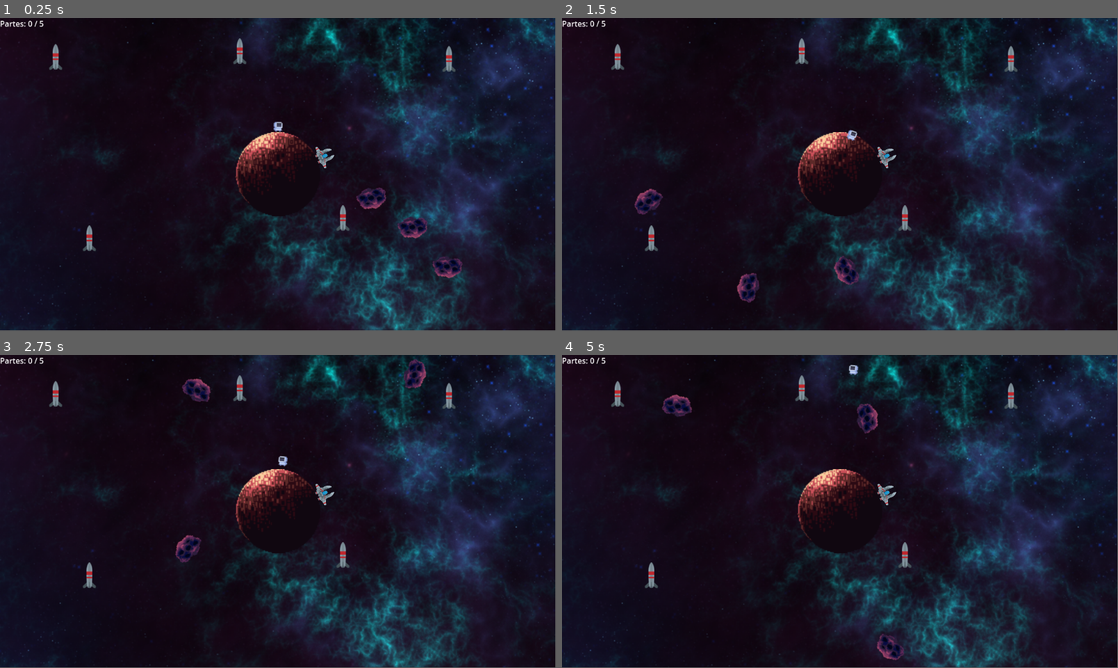
Above: before the commit, frames 1-4 (two rows, left to right).
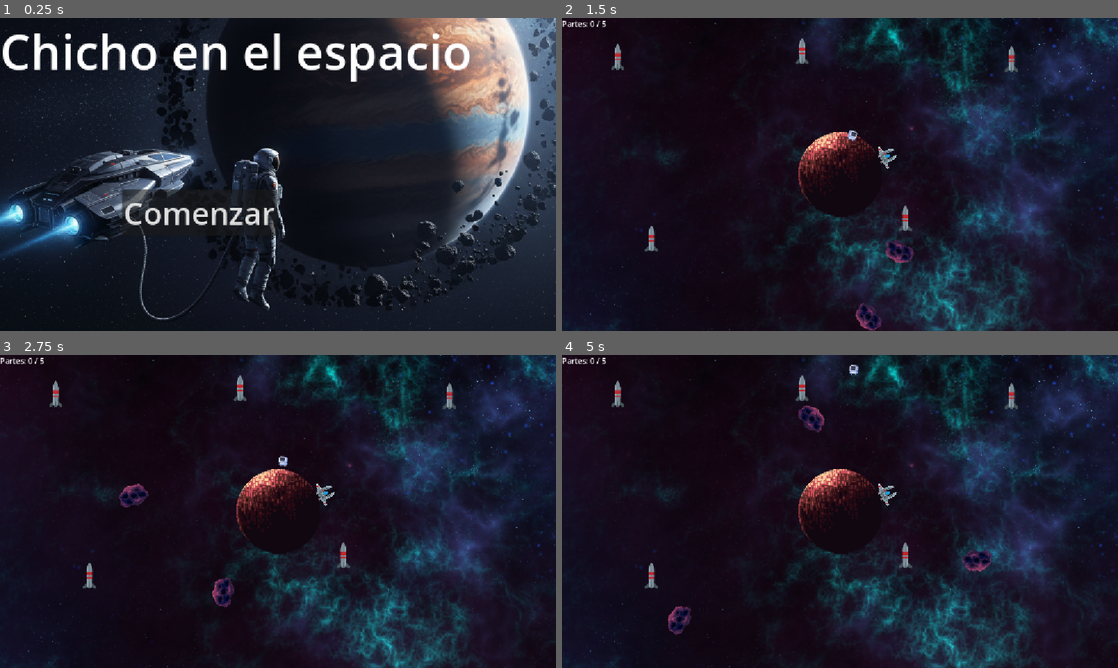
Above: after the commit, the same moments.

Repository: Madonexx/Proyecto-chicho
Game: Godot game, scene res://Escenas/MainMenu.tscn
Two runs of this game, one before a commit and one after it. Both use one fixed random seed, a clock stepped at 60 frames per second and the inputs below. Before the commit the project starts from res://Escenas/main.tscn.
Inputs (mouse positions are in pixels of both pictures, inside the frame that each line leads up to):
- Up to frame 1 (0.25 s): no input
- Up to frame 2 (1.5 s): click (762, 212) at 0.5 s, where only the run after the commit has a clickable "Comenzar"; move the mouse to (962, 158) at 1.27 s; hold D (derecha) from 1.28 s (still down); hold Right mouse button (acercar) from 1.28 s (still down)
- Up to frame 3 (2.75 s): move the mouse to (166, 527) at 2.02 s; release D (derecha) at 2.03 s; release Right mouse button (acercar) at 2.03 s; hold A (izquierda) from 2.03 s (still down); click (166, 527) at 2.1 s
- Up to frame 4 (5 s): move the mouse to (895, 442) at 2.77 s; release A (izquierda) at 2.78 s; hold D (derecha) 2.78-3.53 s; tap E (interact) at 2.85 s; move the mouse to (812, 574) at 3.52 s; hold W (arriba) 3.53-4.28 s; right-click (812, 574) at 3.6 s; move the mouse to (1006, 558) at 4.27 s; press the mouse at (1006, 558) at 4.28 s; hold A (izquierda) from 4.28 s (still down)
In our replay, the window is 799x449 before the commit and 800x450 after it. These sizes can differ from the game's own. Grey fills any space a smaller window leaves; there, only what the larger window draws over its background counts as a difference.

The runs differ from the first frame. In frame 1, 41% of the frame differs, in the area x 0-100%, y 0-100%; in frame 2, 2.1%; in frame 3, 2.2%; in frame 4, 2.4%.

Commit message:
Menu, Screen victoria screen derrota, screen manager

Diff:
--- /dev/null
+++ b/Escenas/Defeat.tscn
@@ -0,0 +1,55 @@
+[gd_scene load_steps=3 format=3 uid="uid://b84w0dyh5ba0u"]
+
+[ext_resource type="Script" uid="uid://bxg2bjtfvg06a" path="res://Scripts/victoria.gd" id="1_m6kex"]
+[ext_resource type="Texture2D" uid="uid://b21kfjjvh4062" path="res://Assets/UI/Derrota.png" id="2_nl6uj"]
+
+[node name="Control" type="Control"]
+layout_mode = 3
+anchors_preset = 0
+offset_right = 40.0
+offset_bottom = 40.0
+script = ExtResource("1_m6kex")
+
+[node name="Derrota" type="TextureRect" parent="."]
+z_index = -5
+layout_mode = 1
+anchors_preset = 15
+anchor_right = 1.0
+anchor_bottom = 1.0
+offset_right = 1115.0
+offset_bottom = 614.0
+grow_horizontal = 2
+grow_vertical = 2
+texture = ExtResource("2_nl6uj")
+expand_mode = 1
+stretch_mode = 6
+
+[node name="Label" type="Label" parent="."]
+layout_mode = 0
+offset_left = 464.0
+offset_top = 50.0
+offset_right = 728.0
+offset_bottom = 167.0
+theme_override_font_sizes/font_size = 64
+text = "Perdiste"
+horizontal_alignment = 1
+vertical_alignment = 1
+
+[node name="Button" type="Button" parent="."]
+layout_mode = 0
+offset_left = 427.0
+offset_top = 177.0
+offset_right = 744.0
+offset_bottom = 304.0
+text = "Volver a jugar"
+
+[node name="Button2" type="Button" parent="."]
+layout_mode = 0
+offset_left = 432.0
+offset_top = 332.0
+offset_right = 744.0
+offset_bottom = 480.0
+text = "Volver al Menú"
+
+[connection signal="pressed" from="Button" to="." method="_on_button_pressed"]
+[connection signal="pressed" from="Button2" to="." method="_on_button_2_pressed"]
--- /dev/null
+++ b/Escenas/MainMenu.tscn
@@ -0,0 +1,45 @@
+[gd_scene load_steps=3 format=3 uid="uid://dqiiqd0wd0a5h"]
+
+[ext_resource type="Script" uid="uid://brg8vpya2jgcl" path="res://Scripts/main_menu.gd" id="1_3bb84"]
+[ext_resource type="Texture2D" uid="uid://bm7rrxbu3vku6" path="res://Assets/UI/Menu.png" id="2_jg0v5"]
+
+[node name="Control" type="Control"]
+layout_mode = 3
+anchors_preset = 0
+offset_right = 40.0
+offset_bottom = 40.0
+script = ExtResource("1_3bb84")
+
+[node name="TextureRect" type="TextureRect" parent="."]
+z_index = -5
+layout_mode = 1
+anchors_preset = 15
+anchor_right = 1.0
+anchor_bottom = 1.0
+offset_left = -117.0
+offset_top = -418.0
+offset_right = 1924.0
+offset_bottom = 886.0
+grow_horizontal = 2
+grow_vertical = 2
+texture = ExtResource("2_jg0v5")
+stretch_mode = 4
+
+[node name="Label" type="Label" parent="."]
+layout_mode = 1
+anchors_preset = -1
+offset_right = 39.0
+offset_bottom = 23.0
+theme_override_font_sizes/font_size = 100
+text = "Chicho en el espacio"
+
+[node name="Button" type="Button" parent="."]
+layout_mode = 0
+offset_left = 252.0
+offset_top = 355.0
+offset_right = 574.0
+offset_bottom = 451.0
+theme_override_font_sizes/font_size = 64
+text = "Comenzar"
+
+[connection signal="pressed" from="Button" to="." method="_on_button_pressed"]
--- /dev/null
+++ b/Escenas/Victory.tscn
@@ -0,0 +1,50 @@
+[gd_scene load_steps=3 format=3 uid="uid://kq5y4a6aiymt"]
+
+[ext_resource type="Script" uid="uid://bxg2bjtfvg06a" path="res://Scripts/victoria.gd" id="1_bdcpr"]
+[ext_resource type="Texture2D" uid="uid://djoxx5nvjvv4m" path="res://Assets/UI/Victoria.png" id="2_weo2q"]
+
+[node name="Control" type="Control"]
+layout_mode = 3
+anchors_preset = 0
+offset_right = 40.0
+offset_bottom = 40.0
+script = ExtResource("1_bdcpr")
+
+[node name="TextureRect" type="TextureRect" parent="."]
+z_index = -5
+layout_mode = 0
+offset_left = -6.0
+offset_top = -7.0
+offset_right = 1018.0
+offset_bottom = 1017.0
+texture = ExtResource("2_weo2q")
+
+[node name="Label" type="Label" parent="."]
+layout_mode = 0
+offset_left = 511.0
+offset_top = 9.0
+offset_right = 747.0
+offset_bottom = 97.0
+theme_override_font_sizes/font_size = 64
+text = "Victoria"
+
+[node name="Button" type="Button" parent="."]
+layout_mode = 0
+offset_left = 391.0
+offset_top = 136.0
+offset_right = 823.0
+offset_bottom = 232.0
+theme_override_font_sizes/font_size = 64
+text = "Volver a jugar"
+
+[node name="Button2" type="Button" parent="."]
+layout_mode = 0
+offset_left = 382.0
+offset_top = 261.0
+offset_right = 851.0
+offset_bottom = 357.0
+theme_override_font_sizes/font_size = 64
+text = "Volver al Menú"
+
+[connection signal="pressed" from="Button" to="." method="_on_button_pressed"]
+[connection signal="pressed" from="Button2" to="." method="_on_button_2_pressed"]
--- /dev/null
+++ b/Scripts/SceneManager.gd
@@ -0,0 +1,6 @@
+extends Node
+func cambiar_escena(ruta_escena: String):
+	get_tree().call_deferred("change_scene_to_file", ruta_escena)
+
+func salir_del_juego():
+	get_tree().quit()
--- a/Scripts/main.gd
+++ b/Scripts/main.gd
@@ -22,6 +22,4 @@
 	update_ui()
 
 	if parts_collected >= total_parts_to_win:
-		print("¡HAS GANADO! Nave reparada.")
-		#Agregar cambio de escena? mostrar animacion de ganar
-		get_tree().paused = true
+		SceneManager.cambiar_escena ("res://Escenas/Victory.tscn")
--- /dev/null
+++ b/Scripts/main_menu.gd
@@ -0,0 +1,15 @@
+extends Control
+
+
+# Called when the node enters the scene tree for the first time.
+func _ready() -> void:
+	pass # Replace with function body.
+
+
+# Called every frame. 'delta' is the elapsed time since the previous frame.
+func _process(delta: float) -> void:
+	pass
+
+
+func _on_button_pressed() -> void:
+	SceneManager.cambiar_escena("res://Escenas/main.tscn")
--- a/Scripts/player.gd
+++ b/Scripts/player.gd
@@ -107,4 +107,4 @@
 func _on_area_entered(area: Area2D) -> void:
 	if area.is_in_group("asteroids"):
 		print("¡CHOQUE! Has perdido.")
-		get_tree().reload_current_scene()
+		SceneManager.cambiar_escena("res://Escenas/Defeat.tscn")
--- /dev/null
+++ b/Scripts/victoria.gd
@@ -0,0 +1,19 @@
+extends Control
+
+
+# Called when the node enters the scene tree for the first time.
+func _ready() -> void:
+	pass # Replace with function body.
+
+
+# Called every frame. 'delta' is the elapsed time since the previous frame.
+func _process(delta: float) -> void:
+	pass
+
+
+func _on_button_pressed() -> void:
+	SceneManager.cambiar_escena("res://Escenas/main.tscn")
+
+
+func _on_button_2_pressed() -> void:
+	SceneManager.cambiar_escena("res://Escenas/MainMenu.tscn")
--- a/project.godot
+++ b/project.godot
@@ -11,9 +11,18 @@
 [application]
 
 config/name="Proyecto ChiCho"
-run/main_scene="uid://x5mprtvvadc8"
+run/main_scene="uid://dqiiqd0wd0a5h"
 config/features=PackedStringArray("4.5", "Forward Plus")
 config/icon="res://icon.svg"
+
+[autoload]
+
+SceneManager="*res://Scripts/SceneManager.gd"
+
+[display]
+
+window/stretch/mode="canvas_items"
+window/stretch/aspect="expand"
 
 [input]
 
Binary file added: Assets/UI/Derrota.png
Not shown, added: Assets/UI/Derrota.png.import
Binary file added: Assets/UI/Menu.png
Not shown, added: Assets/UI/Menu.png.import
Binary file added: Assets/UI/Victoria.png
Not shown, added: Assets/UI/Victoria.png.import
Not shown, added: Scripts/SceneManager.gd.uid
Not shown, added: Scripts/main_menu.gd.uid
Not shown, added: Scripts/victoria.gd.uid
